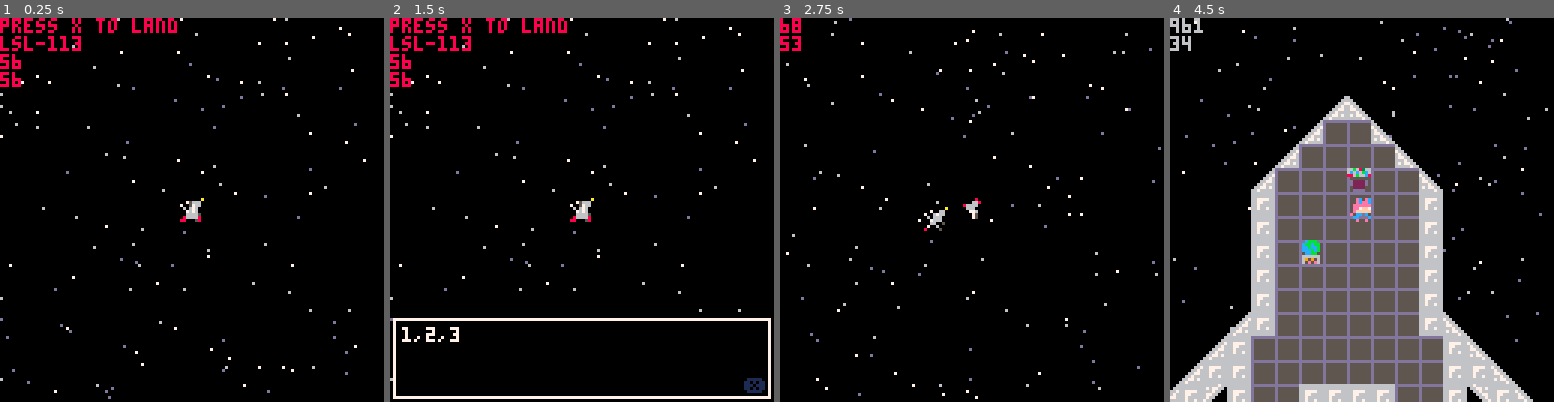
Above: before the commit, frames 1-4 (left to right).
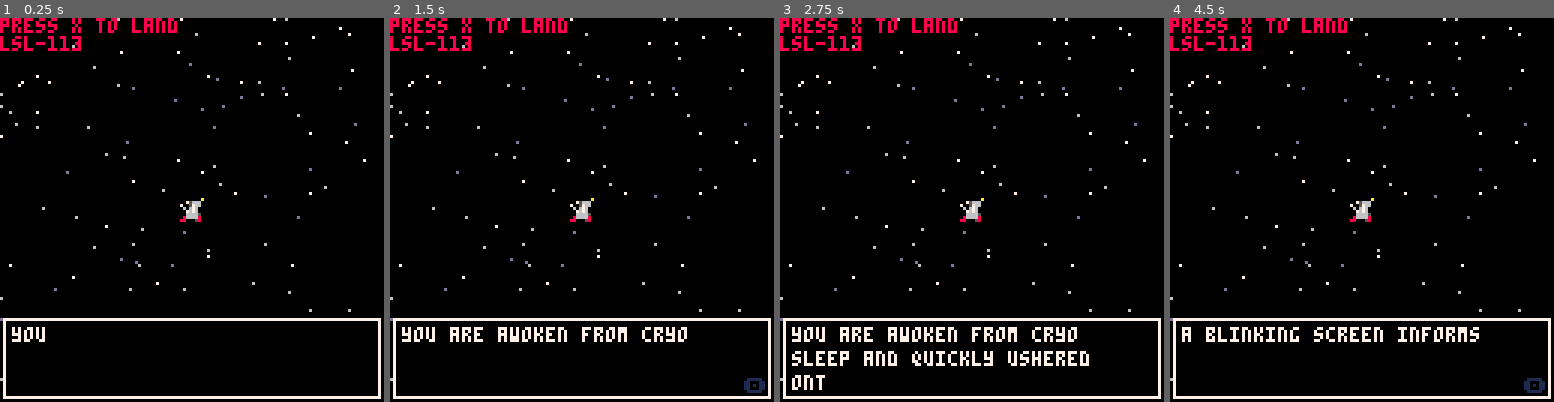
Above: after the commit, the same moments.

Repository: tsuk13/ld48
Game: PICO-8 cartridge ld48.p8
The game is run twice, just before and just after one commit, with the same random seed, the same clock (stepped at 60 frames per second) and the same inputs.
Inputs:
- Up to frame 1 (0.25 s): no input
- Up to frame 2 (1.5 s): tap X (X key) at 0.33, 1.07 s; tap O (Z key) at 0.7 s
- Up to frame 3 (2.75 s): hold Right 1.6-2.1 s; tap O (Z key) at 1.7, 2.1, 2.5 s; tap X (X key) at 1.85 s; hold Up 2.15-2.42 s; hold Right from 2.47 s (still down)
- Up to frame 4 (4.5 s): tap O (Z key) every 0.4 s from 2.9 to 4.1 s; tap X (X key) at 2.97, 4.08 s; release Right at 3.03 s; hold Left 3.08-3.58 s; hold Down 3.63-3.97 s; hold Right from 4.02 s (still down)

The runs differ from the first frame. In frame 1, 2.5% of the frame differs, in the area x 0-100%, y 9-100%; in frame 2, 1.5%; in frame 3, 7.1%; in frame 4, 42%, in the area x 0-100%, y 0-100%.

Commit message:
more playable end to end

Diff:
--- a/dialogue.lua
+++ b/dialogue.lua
@@ -85,7 +85,7 @@
         local curlinelength=#dtb_dislines[dislineslength]
         local complete=curlinelength>=#curlines[dtb_curline]
         if complete and dtb_curline>=#curlines then
-            if btnp(5) then
+            if btnp(4) then
                 _dtb_nexttext()
                 return
             end
@@ -104,11 +104,11 @@
                     end
                     dtb_dislines[dislineslength]=dtb_dislines[dislineslength]..curchar
                 end
-                if btnp(5) then
+                if btnp(4) then
                     dtb_dislines[dislineslength]=curlines[dtb_curline]
                 end
             else
-                if btnp(5) then
+                if btnp(4) then
                     _dtb_nextline()
                 end
             end
@@ -127,7 +127,7 @@
         rectfill(2,125-dislineslength*8,125,125,0)
         rect(1,124-dislineslength*8,126,126,7)
         if dtb_curline>0 and #dtb_dislines[#dtb_dislines]==#dtb_queu[1][dtb_curline] then
-            print("\x97",118,120,1)
+            print("\x8E",118,120,1)
         end
         for i=1,dislineslength do
             print(dtb_dislines[i],4,i*8+119-(dislineslength+offset)*8,7)
--- a/gamestate.lua
+++ b/gamestate.lua
@@ -177,8 +177,12 @@
 		h = 16,
 		warp_datas = {
 			{
-				sector_name = "lsl_113",
-				heading = 270,
+				sector_name = "two_minds",
+				heading = 315,
+			},
+			{
+				sector_name = "dying_light",
+				heading = 0,
 			},
 		},
 	},
--- a/ld48.p8
+++ b/ld48.p8
@@ -13,14 +13,14 @@
 
 standalone=true
 __gfx__
-0000000000000000000560000000000000000000000000000000000000000000000000000000000a0088880000888800000009999990000000000ccdccc00000
-0000000000056000006566000000000000000000000000000000eeeeeeee000000000000007006600888898008aa8a800009999449999000000cccccdcccc000
-0070070000057000060660600000000000000000000000000eee77777777eee00000000070067660888899888a99a888004999994499990000dcccccddcccc00
-000770000006700000067000000000000000000000000000e77700000000777e0000000006066600888988888a9988880944999a994499900cccccccccdcccc0
-0007700000067000006676000000000000000000000000ee7000000000000007ee0000000076660089988988899a888a0994499a999944900cccccccccccccc0
-007007000066660000677600000000000000000000000e070000cccccccc000070e000000066005089889888a88888a8999a4499aaa99499ccccccdccccccccc
-00000000086666800606606000000000000000000000e07000cc07777770cc00070e0000070060000889888008888a80999a949999a99449cccccccdcccccccc
-00000000080000800800008000000000000000000000e7000c077000000770c0007e0000800005000088880000888800499a9444999aa949cdcccccddcccccdc
+0000000000000000000560000000000000000000000000000000000000000000000000000000000a0099990000888800000009999990000000000ccdccc00000
+0000000000056000006566000000000000000000000000000000eeeeeeee000000000000007006600999989008aa8a800009999449999000000cccccdcccc000
+0070070000057000060660600000000000000000000000000eee77777777eee00000000070067660999988998a99a888004999994499990000dcccccddcccc00
+000770000006700000067000000000000000000000000000e77700000000777e0000000006066600999899998a9988880944999a994499900cccccccccdcccc0
+0007700000067000006676000000000000000000000000ee7000000000000007ee0000000076660098899899899a888a0994499a999944900cccccccccccccc0
+007007000066660000677600000000000000000000000e070000cccccccc000070e000000066005098998999a88888a8999a4499aaa99499ccccccdccccccccc
+00000000086666800606606000000000000000000000e07000cc07777770cc00070e0000070060000998999008888a80999a949999a99449cccccccdcccccccc
+00000000080000800800008000000000000000000000e7000c077000000770c0007e0000800005000099990000888800499a9444999aa949cdcccccddcccccdc
 0000000000000000000000000000000000000000000e7000c7700aaaaaa0077c0007e0000000000c0005600000666600949a999449999999ccdccccccdcccccd
 000000000000000000000000000000000000000000e7000c700aa999999aa007c0007e00005006606005500550066660949aa99944499999ccddcccccccccccc
 000000000000000000000000000000000000000000e700c070a9999999999a070c007e0050066660000000050050669699499a9999444999ccccdccccccccccc
--- a/main.lua
+++ b/main.lua
@@ -1,6 +1,6 @@
 function _init()
+    dtb_init()
     start_game()
-    dtb_init()
     --create(player, 0,0)
 end
 
@@ -39,6 +39,10 @@
     load_sector(ship_ob)
     create(player, 7*8, 7*8)
     _starfield:init_stars()
+    dtb_quick_queue({
+        "you are awoken from cryo sleep and quickly ushered onto a ship by the station ai.",
+        "a blinking screen informs you that you need to find a fuel source and link up with your sister station lsl-112 for a replacement ftl drive.",
+    }, unfreeze_game)
 end
 
 function load_sector(sector)
--- a/objects.lua
+++ b/objects.lua
@@ -3,8 +3,10 @@
 function lsl_113.init(self)
     self.planet_name = "lsl-113"
     self.dialogue = {
-        "test",
-        "1,2,3",
+        "lsl-113 is one of 256 manned stations that left your dying home world to seek somewhere hospitable in the depths of space.",
+        "the ftl drive has malfunctioned and needs replacement as well as a refuel",
+        "of the 2,000 lives on board, you are the only one woken from cryo sleep.",
+        "you must seek out a planet with a fuel source and find your sister station to take their backup ftl engine core",
     }
 end
 
@@ -12,8 +14,7 @@
 function red_headed.init(self)
     self.planet_name = "red headed"
     self.dialogue = {
-        "test",
-        "1,2,3",
+        "this gas giant glows faintly orange and red due to ammonia crystals and ice that form in its clouds",
     }
 end
 
@@ -21,8 +22,7 @@
 function red_handed.init(self)
     self.planet_name = "red handed"
     self.dialogue = {
-        "test",
-        "1,2,3",
+        "red iron oxide covers this planets surface making it appear red",
     }
 end
 
@@ -30,8 +30,9 @@
 function kill_devils.init(self)
     self.planet_name = "kill devils"
     self.dialogue = {
-        "test",
-        "1,2,3",
+        "the surface of kill devils appears to be covered in a silica sand that has been crushed to a fine powder over billions of years",
+        "dunes cover the planet resulting from the near constant wind storms",
+        "these winds and dunes result in a world with ever-changing topography",
     }
     self.hit_w = 16
     self.hit_h = 16
@@ -44,8 +45,8 @@
 function big_blue.init(self)
     self.planet_name = "big blue"
     self.dialogue = {
-        "test",
-        "1,2,3",
+        "with an abundance of water, big blue appears to be covered in an unending ocean",
+        "beneath its waves you wonder what lies in the depths."
     }
     self.hit_w = 16
     self.hit_h = 16
@@ -58,8 +59,7 @@
 function dying_light.init(self)
     self.planet_name = "dying light"
     self.dialogue = {
-        "test",
-        "1,2,3",
+        "this dying star emits massive flares that can damage electrical equipment like out ship.",
     }
     self.hit_w = 24
     self.hit_h = 24
@@ -72,8 +72,10 @@
 function lsl_112.init(self)
     self.planet_name = "lsl-112"
     self.dialogue = {
-        "test",
-        "1,2,3",
+        "as you dock with the sister station lsl-112, you feel a sense of relief.",
+        "the station automatically installs the needed ftl drive.",
+        "as you release the coupling system you look back at the spinning wheels of the station and think about how fragile it looks as the distance grows.",
+        "so many lives, loose, adrift in the void."
     }
 end
 
@@ -83,8 +85,7 @@
 function the_pin.init(self)
     self.planet_name = "the pin"
     self.dialogue = {
-        "test",
-        "1,2,3",
+        "once a planet, a massive meteor has shattered it resulting in a dangerous band of asteroids.",
     }
 end
 
@@ -94,8 +95,9 @@
 function deep_blue.init(self)
     self.planet_name = "deep blue"
     self.dialogue = {
-        "test",
-        "1,2,3",
+        "not all that different in look from your home planet, deep blue may contain the fuel you need.",
+        "you scan its surface and find a deposit on one of the larger landmasses",
+        "you dispatch a drone that is able to retrieve the necessary amount of fuel need to restart the ftl drives reaction",
     }
 end
 
@@ -103,8 +105,7 @@
 function love.init(self)
     self.planet_name = "love"
     self.dialogue = {
-        "test",
-        "1,2,3",
+        "named so for the abstracted shape of a heart, you find yourself thinking of someone back in a cryo pod on your station...",
     }
 end
 
@@ -112,8 +113,7 @@
 function lust.init(self)
     self.planet_name = "lust"
     self.dialogue = {
-        "test",
-        "1,2,3",
+        "the deeper red of this twin heart burns hotter",
     }
 end
 
@@ -121,8 +121,7 @@
 function thought.init(self)
     self.planet_name = "thought"
     self.dialogue = {
-        "test",
-        "1,2,3",
+        "a strange looking planet that bring to your mind, home",
     }
 end
 
@@ -130,8 +129,7 @@
 function action.init(self)
     self.planet_name = "action"
     self.dialogue = {
-        "test",
-        "1,2,3",
+        "a strange looking planet that for some reason feels you with the resolve that you will finish this mission and return home.",
     }
 end
 
--- a/player.lua
+++ b/player.lua
@@ -203,10 +203,6 @@
             camera(camera_x, camera_y)
         end
     end
-    camera()
-    print(p.x)
-    print(p.y)
-    camera(camera_x, camera_y)
 end
 
 function player.switch_to_char(self)
@@ -232,10 +228,19 @@
 end
 
 function player.cycle_nav(self)
-    local warp_datas = current_sector.warp_datas
-    self.warp_data_index = (self.warp_data_index + 1) % #warp_datas
-    self.warp_data = warp_datas[self.warp_data_index + 1]
-    self.target_sector = sectors[self.warp_data.sector_name]
+    if self.visited_the_deep and self.visited_lsl_112 then
+        self.warp_data =
+        {
+            sector_name = "lsl_113",
+            heading = 270,
+        }
+        self.target_sector = sectors[self.warp_data.sector_name]
+    else
+        local warp_datas = current_sector.warp_datas
+        self.warp_data_index = (self.warp_data_index + 1) % #warp_datas
+        self.warp_data = warp_datas[self.warp_data_index + 1]
+        self.target_sector = sectors[self.warp_data.sector_name]
+    end
 end
 
 function player.start_warp(self, sector)
@@ -247,7 +252,13 @@
 function player.land_planet(self, planet)
     freeze_game()
     if planet.base == lsl_113 and self.visited_the_deep and self.visited_lsl_112 then
-        dtb_quick_queue({"The End"}, unfreeze_game)
+        --todo end game
+        dtb_quick_queue({
+            "as your ship docks back with lsl-113, you can finally begin to relax knowing your mission is complete.",
+            "the station takes care of unloading and restarting the ftl drive reactions.",
+            "you wonder down the hall to your pod and find yourself staring at your reflection in the glass.",
+            "tHE eND",
+        }, freeze_game)
     else
         dtb_quick_queue(planet.dialogue, unfreeze_game)
         if planet.base == deep_blue then
